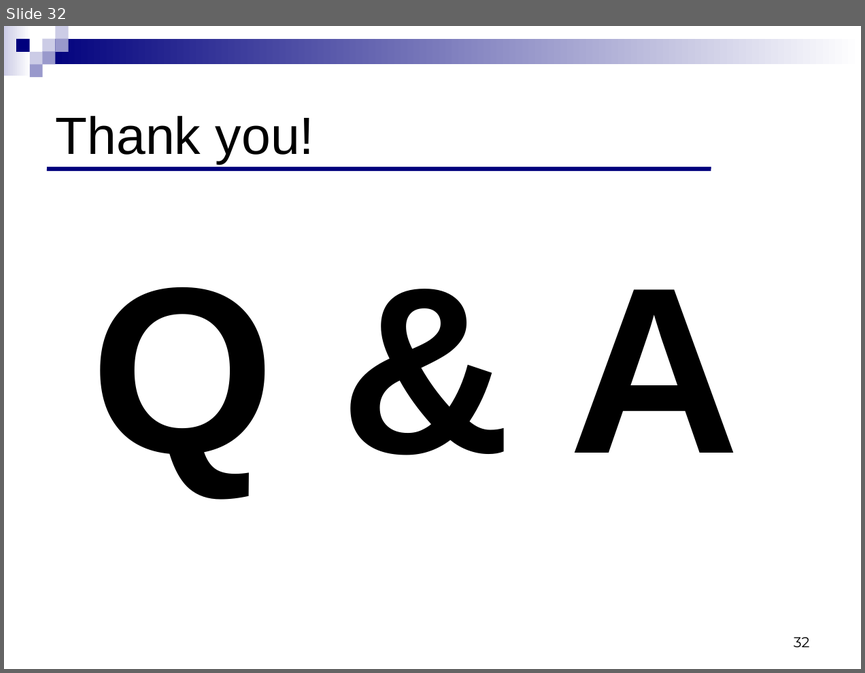
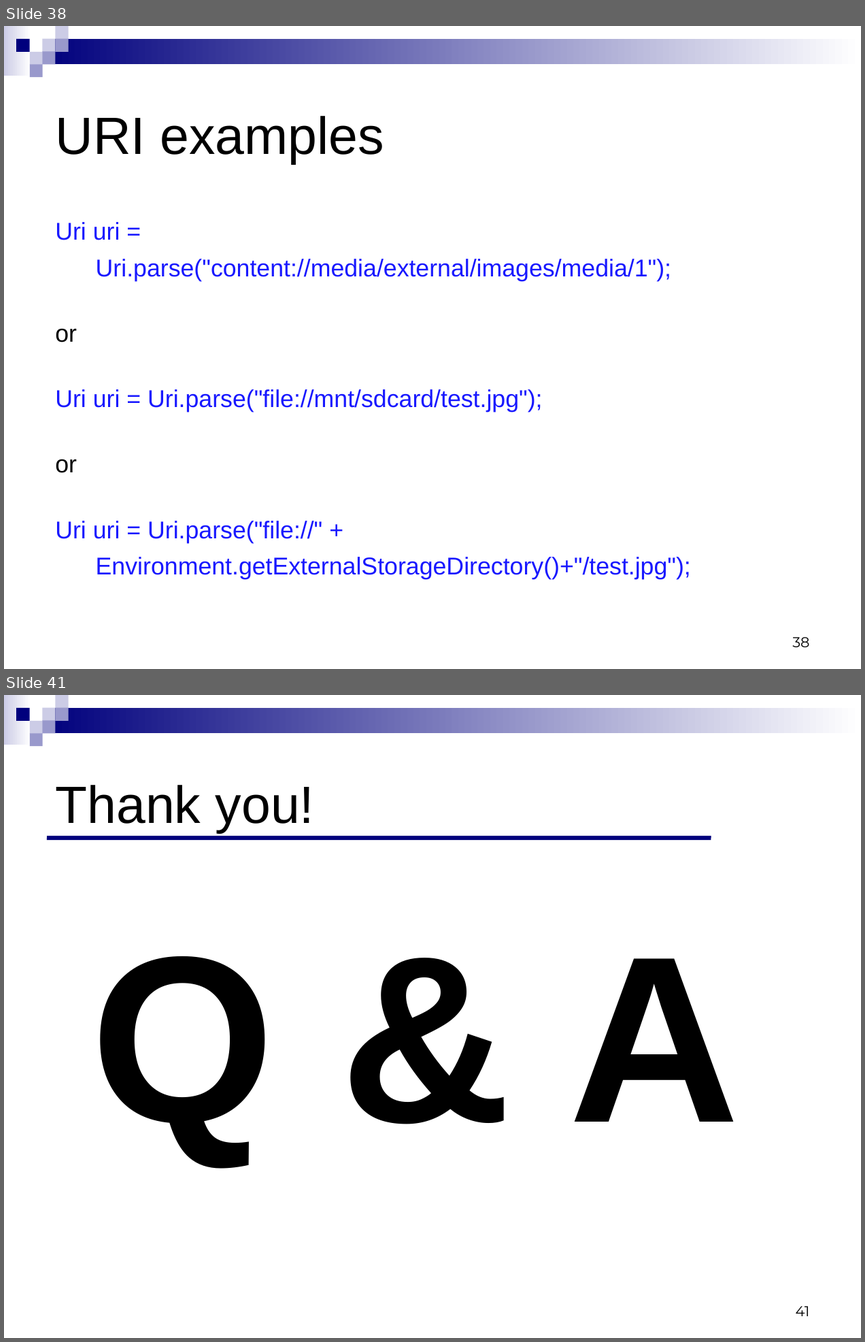
Before and after one commit to ndavidor/SmsTelephony, a slide deck: Telephony&SMS.ppt. Shown one above the other, each under a label of ours: slide 32 before the commit, slides 38 and 41 after it; the slides between them are not shown. The pictures are 865x673 and 865x1342 pixels, drawn with LibreOffice and Linux fonts; fonts in the diff are those of the drawing. Boxes give left, top, right and bottom in pixels: in the first picture for what was removed or moved away, otherwise in the second. Text is boxed around its words. In the diff, an @@ line names an element or a change of style, - is before the commit and + after.

```diff
--- a/Telephony&SMS.ppt
+++ b/Telephony&SMS.ppt
@@ slide 38 added at <box>4,26,861,669</box>, background #FFFFFF; not listed: 9 template elements that a slide beside it also shows @@
@@ title added at <box>56,116,383,164</box>, 44 pt, text #000000 @@
+URI examples
@@ text added at <box>55,222,691,579</box>, 20.4 pt, text #1818FF @@
+Uri uri =
+Uri.parse("content://media/external/images/media/1");
+or
+Uri uri = Uri.parse("file://mnt/sdcard/test.jpg");
+or
+Uri uri = Uri.parse("file://" +
+Environment.getExternalStorageDirectory()+"/test.jpg");
@@ page number added at <box>792,637,809,647</box>, 12 pt, text #000000 @@
+38
@@ what was slide 32 is now slide 41 @@
@@ page number at <box>796,1306,810,1316</box>: text changed @@
-32
+41
```
Also in this commit, not shown: 21 slides changed, 8 other slides added.
